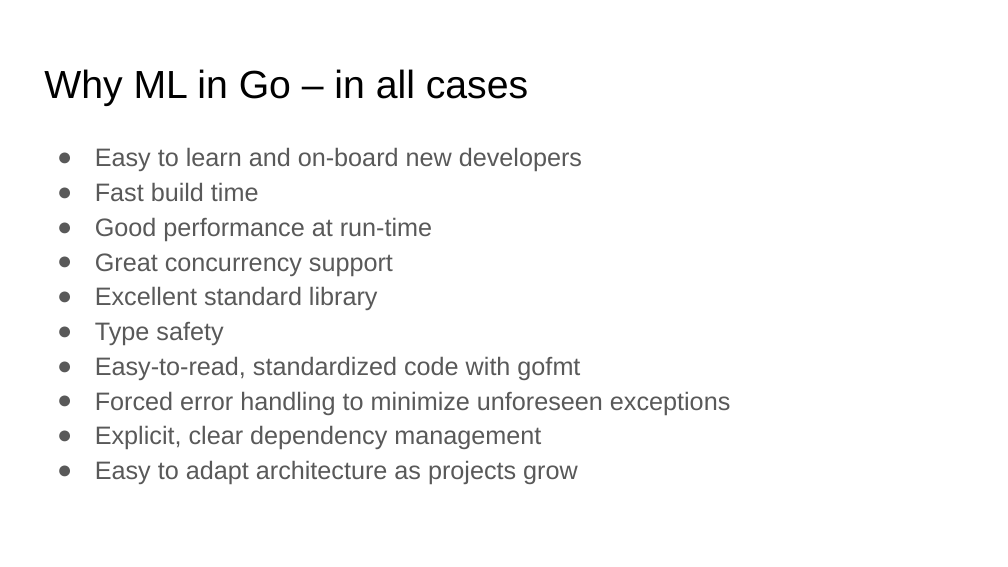
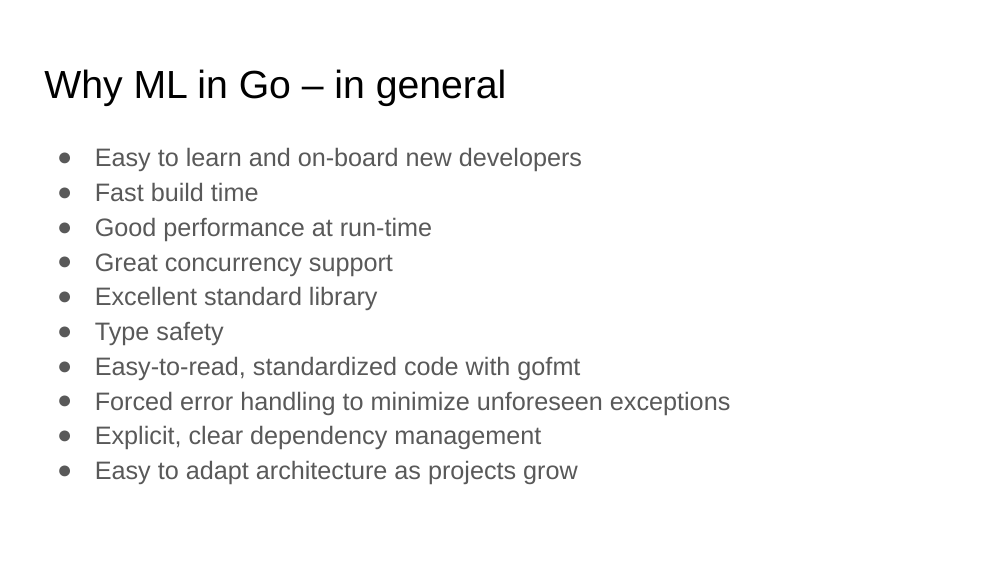
Before and after one commit to ephraimberkovitch/golang_ml, a slide deck: slide 5 of Go ML Meetup.pptx (slide 4 before the commit). Drawn at 1008x567 pixels with LibreOffice and Linux fonts; fonts in the diff are those of the drawing. Boxes give left, top, right and bottom in pixels: in the first picture for what was removed or moved away, otherwise in the second. Text is boxed around its words. In the diff, an @@ line names an element or a change of style, - is before the commit and + after.

```diff
--- a/Go ML Meetup.pptx
+++ b/Go ML Meetup.pptx
@@ title at (44, 69, 507, 106): text changed @@
-Why ML in Go – in all cases
+Why ML in Go – in general
```
Also in this commit, not shown: 3 other slides changed, 1 slide added, 7 other files.
